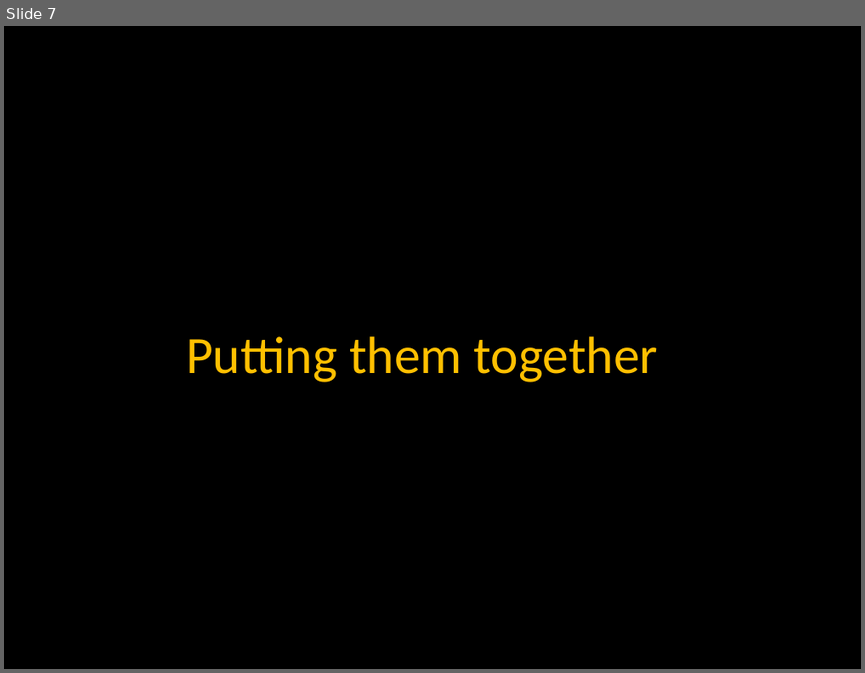
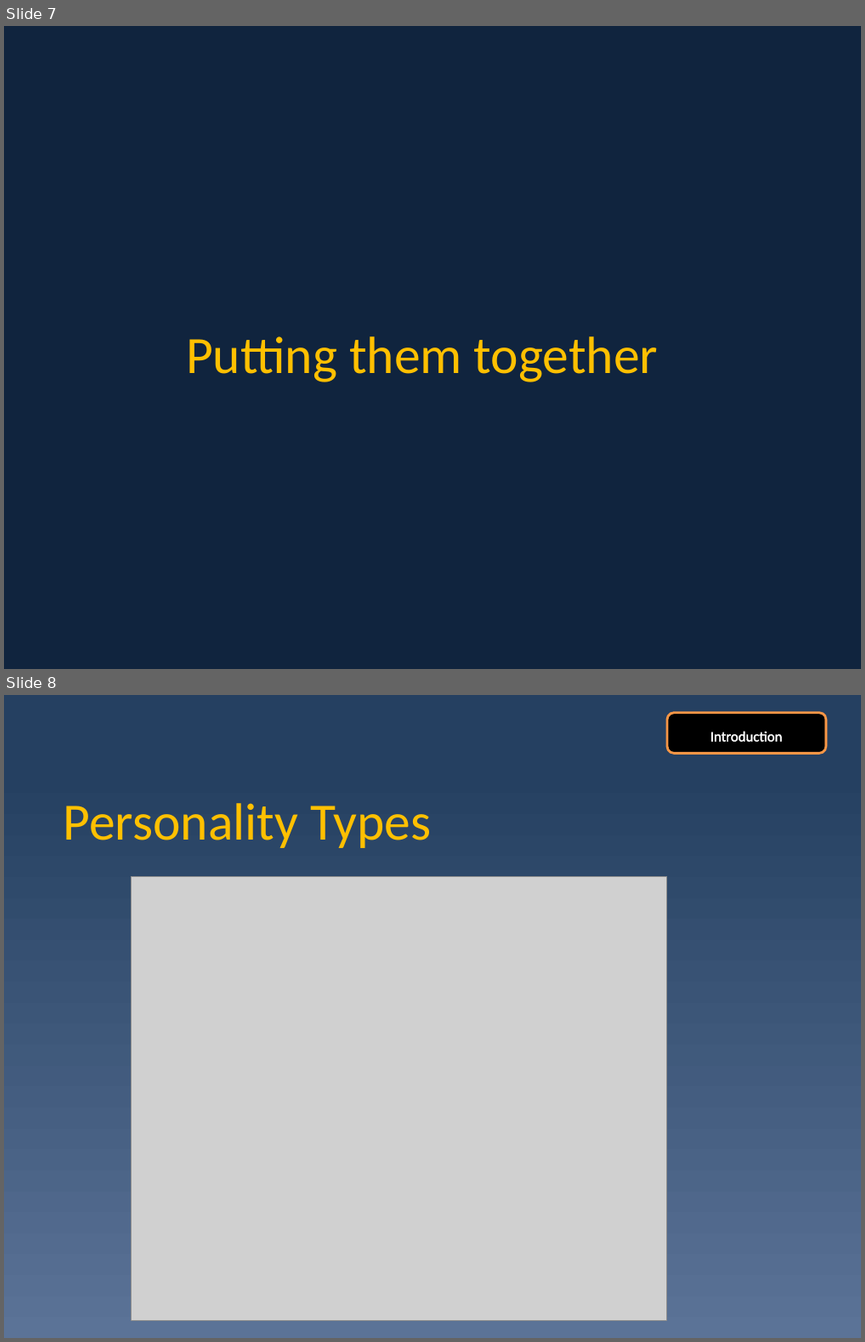
Before and after one commit to WeeYL/capstone, a slide deck: Personality analysis.pptx. Shown one above the other, each under a label of ours: slide 7 before the commit, slides 7 and 8 after it. The pictures are 865x673 and 865x1342 pixels, drawn with LibreOffice and Linux fonts; fonts in the diff are those of the drawing; grey boxes stand for pictures. Boxes give left, top, right and bottom in pixels: in the first picture for what was removed or moved away, otherwise in the second. Text is boxed around its words. In the diff, an @@ line names an element or a change of style, - is before the commit and + after.

```diff
--- a/Personality analysis.pptx
+++ b/Personality analysis.pptx
@@ slide 8 added at <box>4,695,861,1338</box>, background gradient #254061 to #5B7397 @@
@@ rounded rectangle added at <box>667,713,826,754</box>, fill #000000, outline #F79646 2 pt @@
@@ text added at <box>710,731,783,742</box>, 12 pt, text #FFFFFF @@
+Introduction
@@ title added at <box>64,803,431,848</box>, 44 pt, text #FFC000 @@
+Personality Types
@@ picture added at <box>131,877,666,1321</box> @@
@@ slide 7 changed as well @@
@@ background #000000 to #0F243E @@
```
Also in this commit, not shown: 29 other slides changed, 1 other slide added, 2 slides removed, 2 other files.
